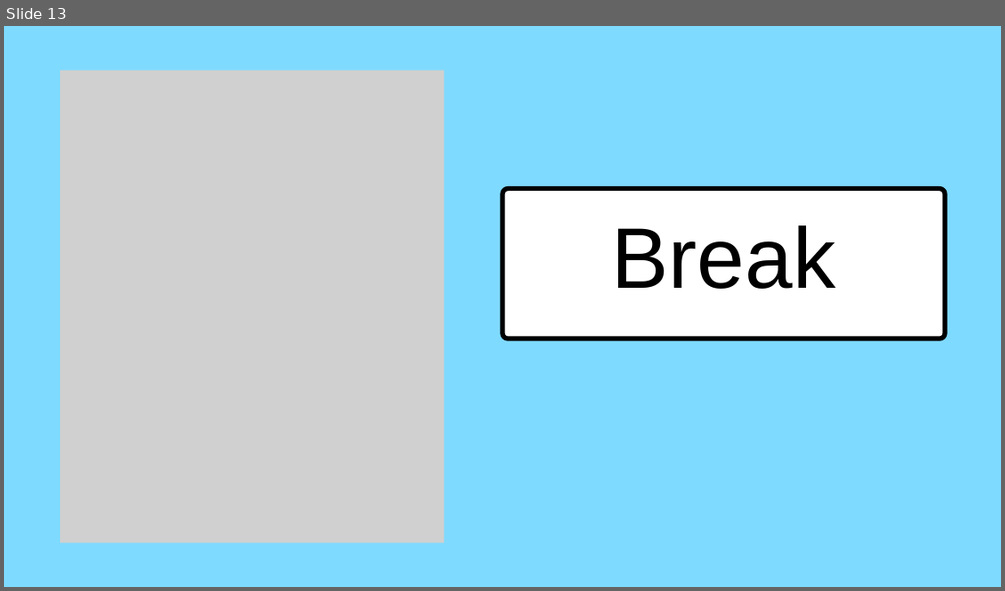
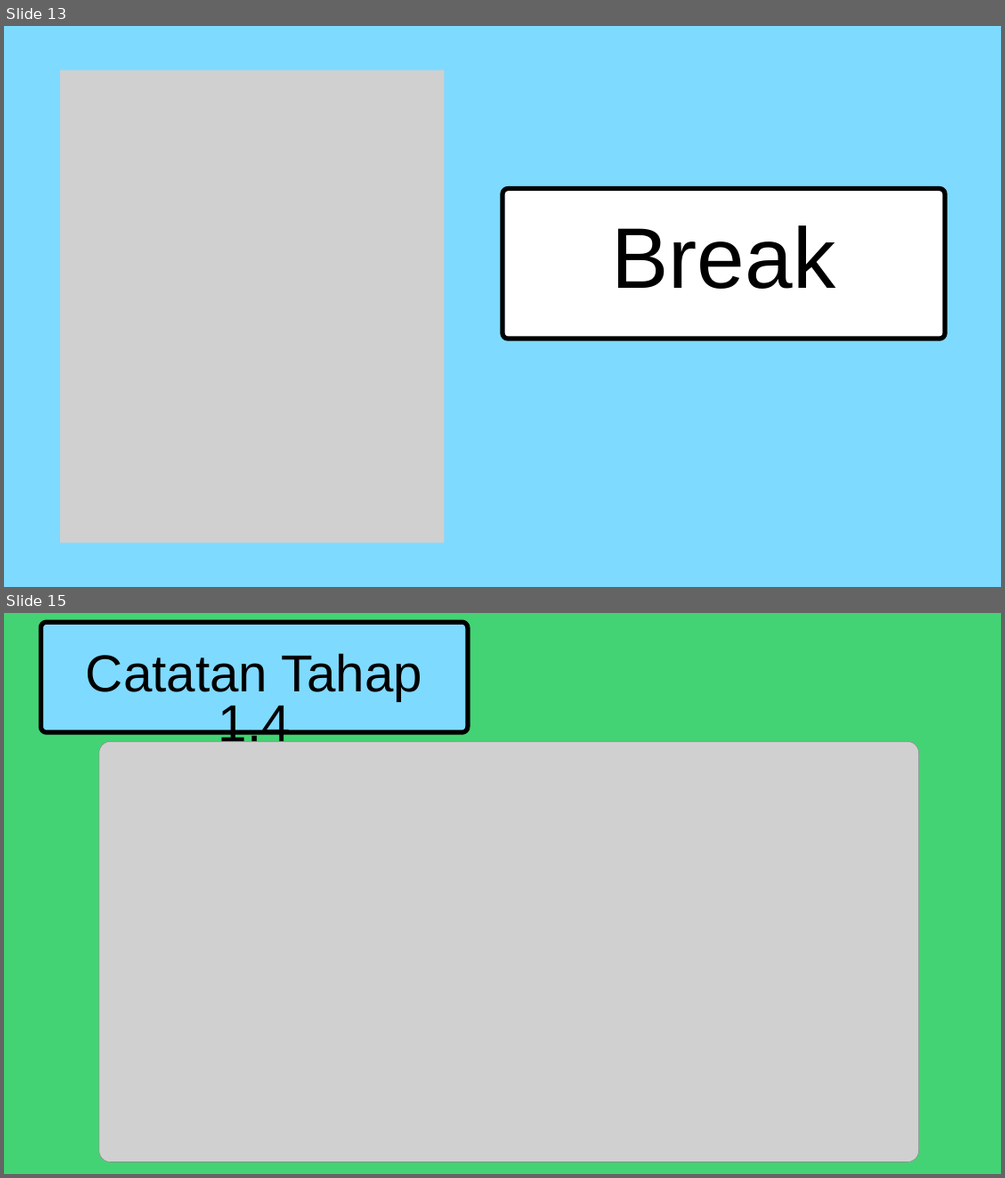
Before and after one commit to MuhammadRamdani121/Fullstack-30Hari, a slide deck: Rangkuman Cepat.pptx. Shown one above the other, each under a label of ours: slide 13 before the commit, slides 13 and 15 after it; the slides between them are not shown. The pictures are 1005x591 and 1005x1178 pixels, drawn with LibreOffice and Linux fonts; fonts in the diff are those of the drawing; grey boxes stand for pictures. Boxes give left, top, right and bottom in pixels: in the first picture for what was removed or moved away, otherwise in the second. Text is boxed around its words. In the diff, an @@ line names an element or a change of style, - is before the commit and + after.

```diff
--- a/Rangkuman Cepat.pptx
+++ b/Rangkuman Cepat.pptx
@@ slide 15 added at (x1=4, y1=613, x2=1001, y2=1174), background #43D374 @@
@@ freeform shape added at (x1=40, y1=622, x2=468, y2=732), fill #7FDAFF, outline #000000 6.75 pt @@
@@ text added at (x1=86, y1=653, x2=422, y2=751), 75 pt, text #000000 @@
+Catatan Tahap 1.4
@@ picture added at (x1=99, y1=741, x2=919, y2=1162) @@
```
Also in this commit, not shown: 2 other slides added.
